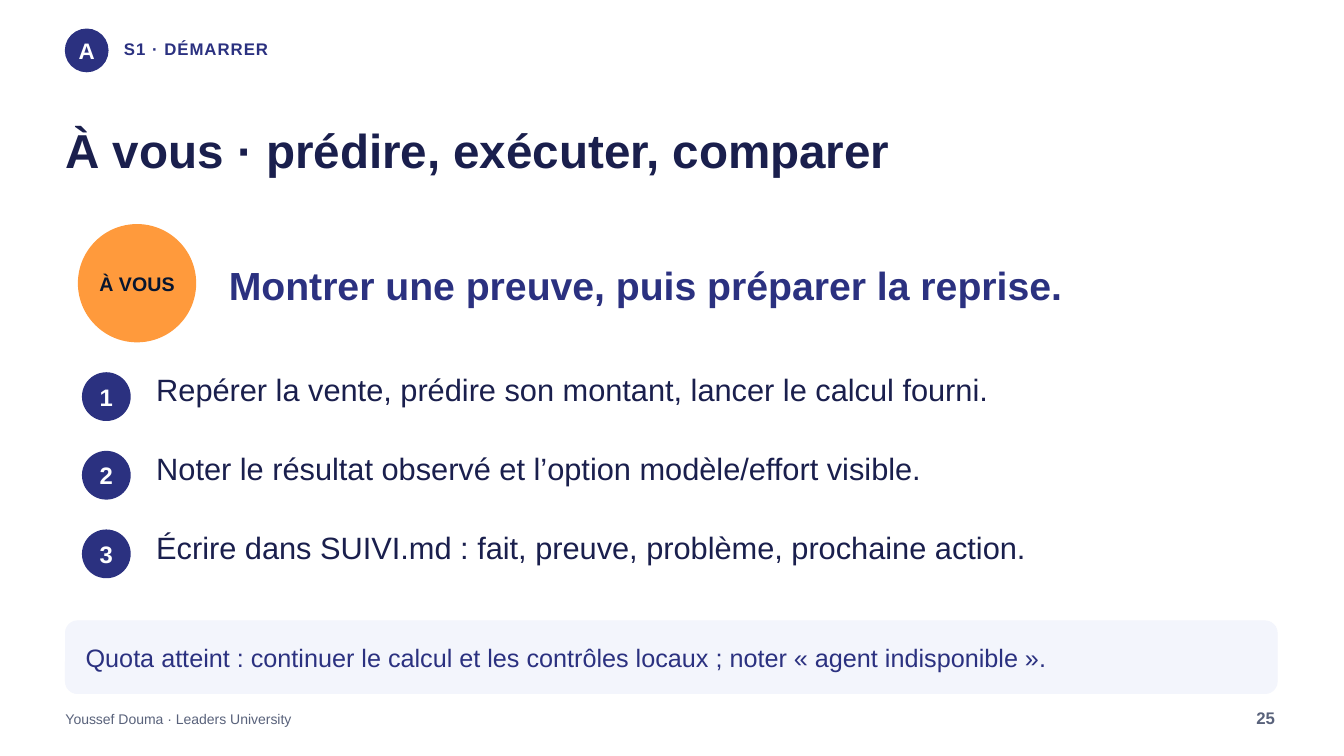
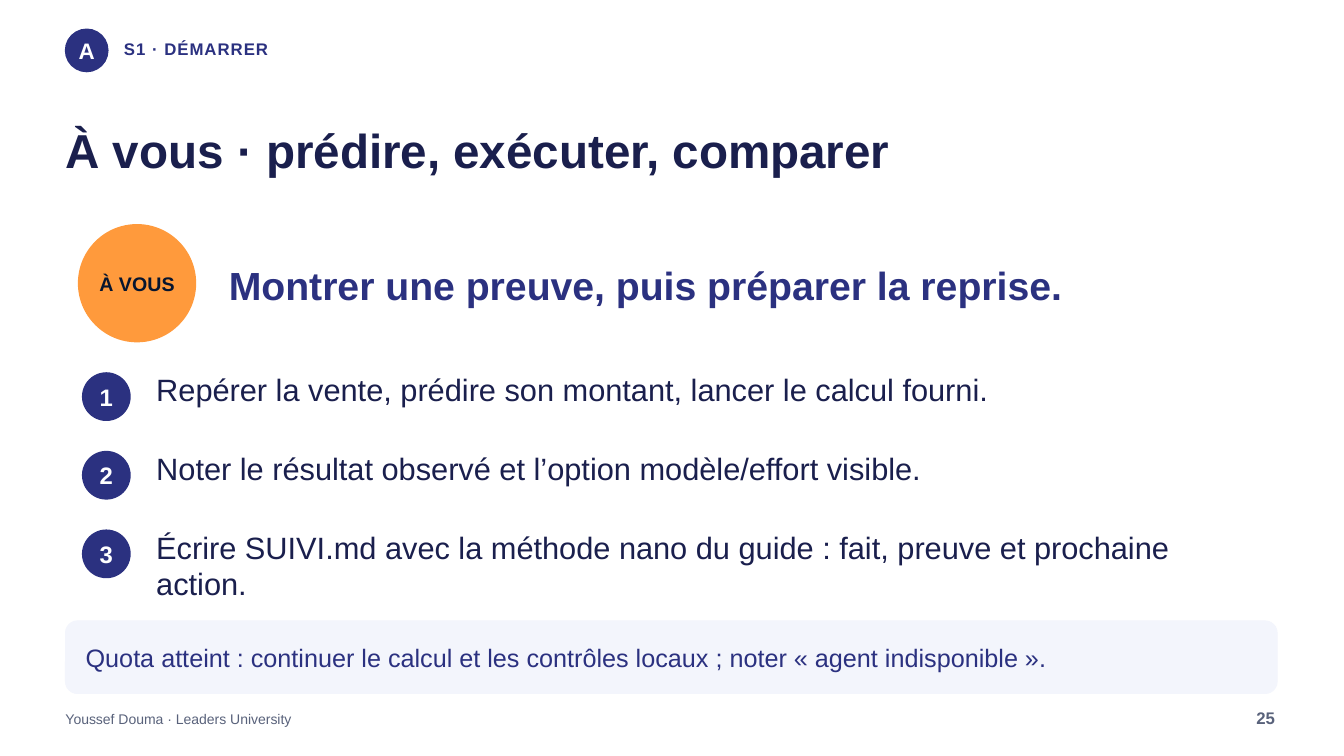
Before and after one commit to jodouma/leaders-bi-ia-etl-28h, a slide deck: slide 25 of presentation/Atlas_CODEX_BI_15h.pptx. Drawn at 1344x756 pixels with LibreOffice and Linux fonts; fonts in the diff are those of the drawing. Boxes give left, top, right and bottom in pixels: in the first picture for what was removed or moved away, otherwise in the second. Text is boxed around its words. In the diff, an @@ line names an element or a change of style, - is before the commit and + after.

Commit message:
cours-codex-bi-15h: v6-slides: Use French amount display and show nano editing controls

```diff
--- a/presentation/Atlas_CODEX_BI_15h.pptx
+++ b/presentation/Atlas_CODEX_BI_15h.pptx
@@ text at [156, 534, 1169, 596]: text changed @@
-Écrire dans SUIVI.md : fait, preuve, problème, prochaine action.
+Écrire SUIVI.md avec la méthode nano du guide : fait, preuve et prochaine action.
```
Also in this commit, not shown: 4 other slides changed, 4 other files.
